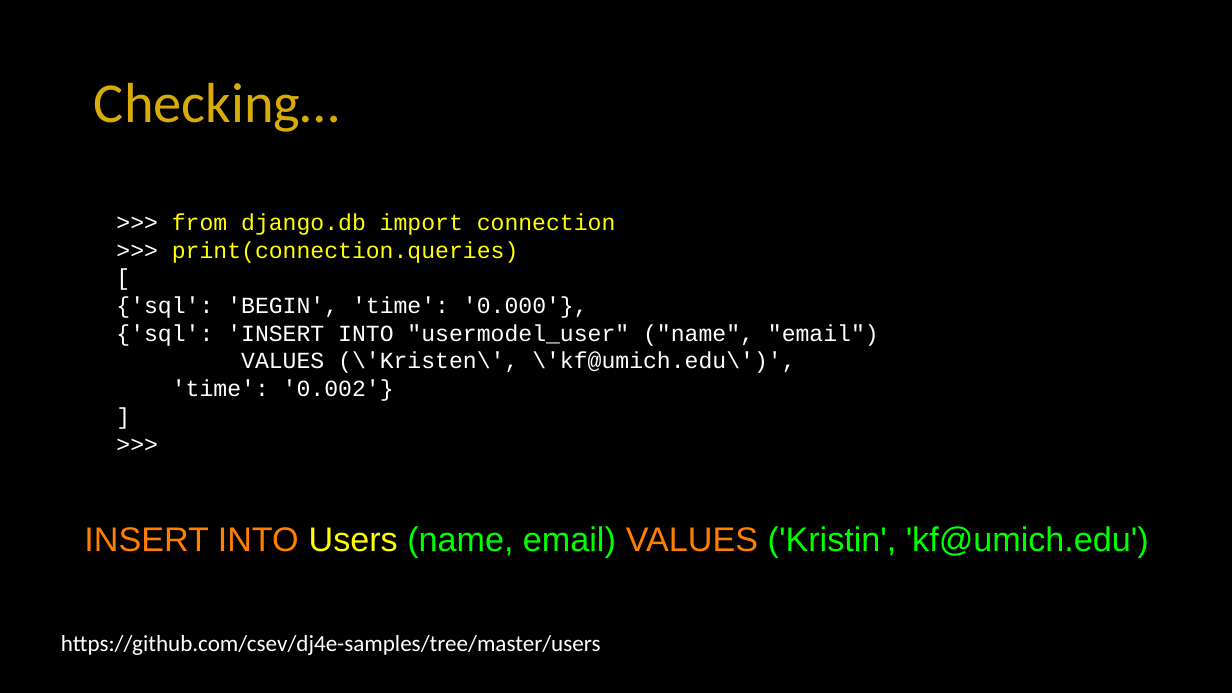
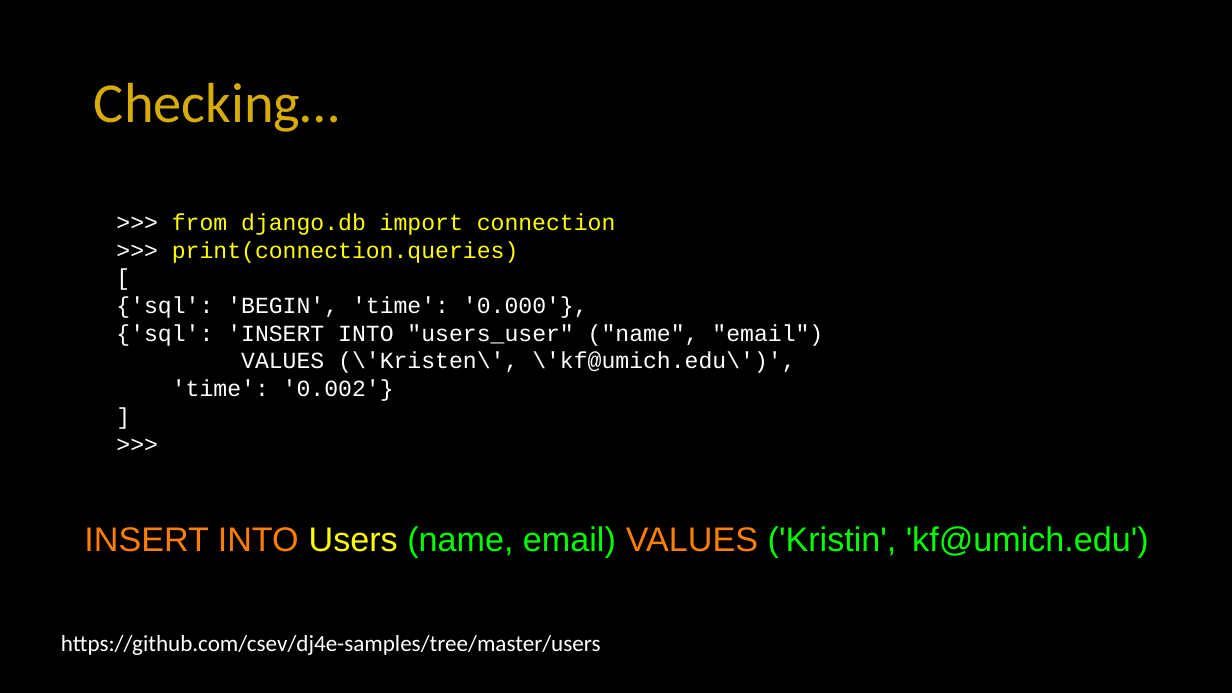
Before and after one commit to csev/dj4e, a slide deck: slide 10 of lectures/DJ-02-Model-Single.pptx. Drawn at 1232x693 pixels with LibreOffice and Linux fonts; fonts in the diff are those of the drawing. Boxes give left, top, right and bottom in pixels: in the first picture for what was removed or moved away, otherwise in the second. Text is boxed around its words. In the diff, an @@ line names an element or a change of style, - is before the commit and + after.

```diff
--- a/lectures/DJ-02-Model-Single.pptx
+++ b/lectures/DJ-02-Model-Single.pptx
@@ text at [116,324,823,346]: text changed @@
-{'sql': 'INSERT INTO "usermodel_user" ("name", "email")
+{'sql': 'INSERT INTO "users_user" ("name", "email")
```
Also in this commit, not shown: 4 other slides changed.
